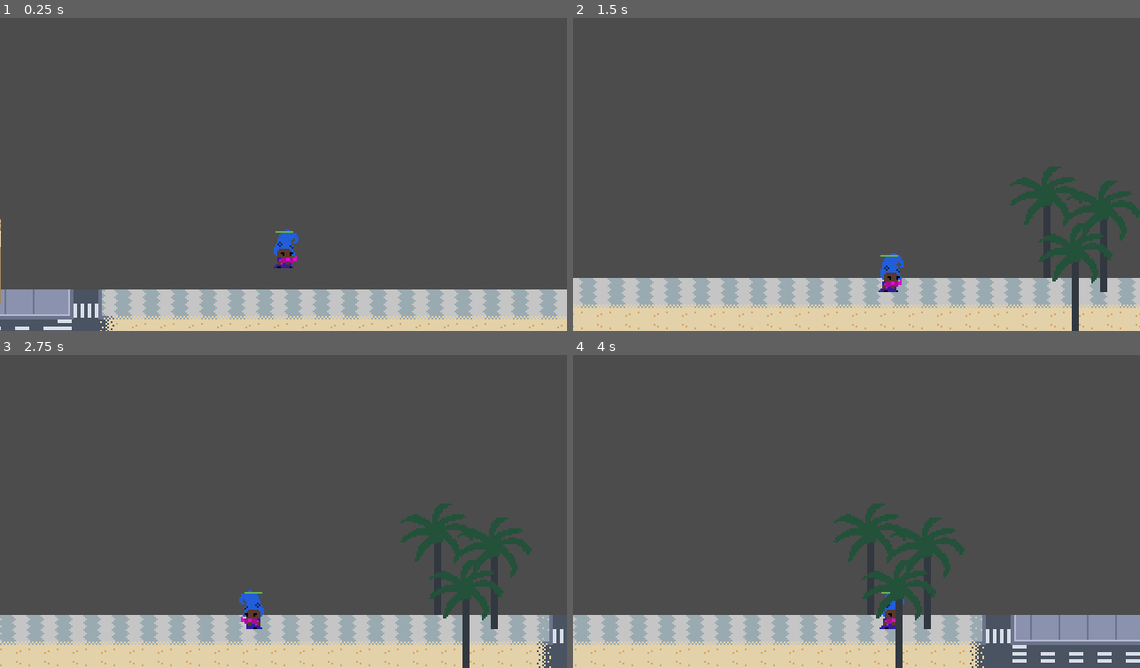
Above: before the commit, frames 1-4 (two rows, left to right).
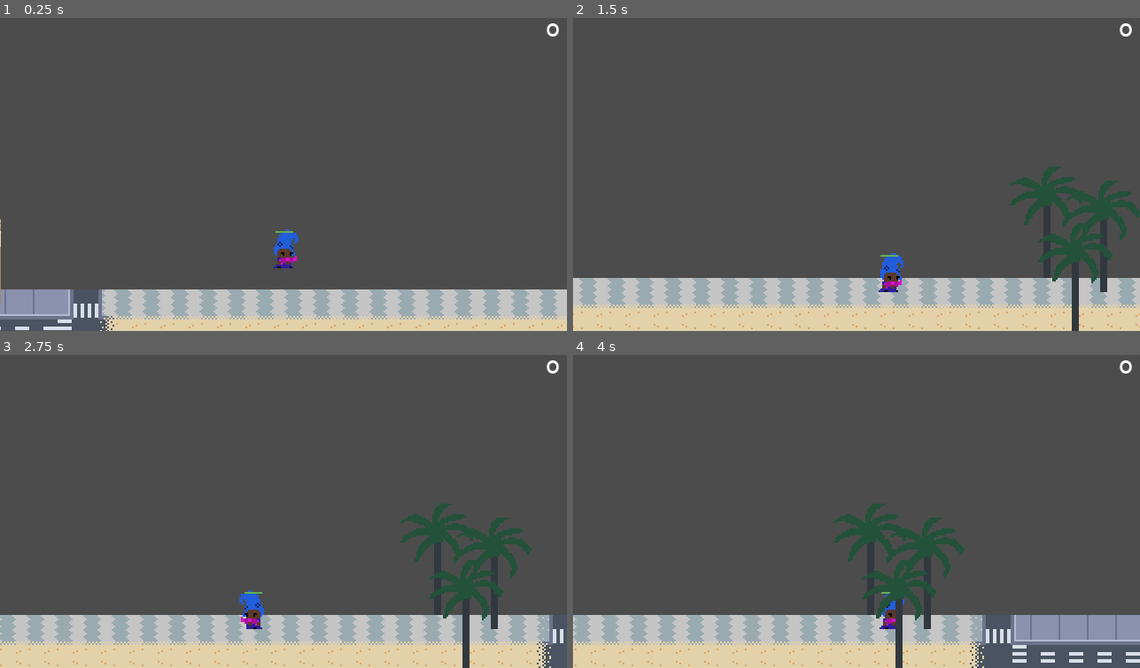
Above: after the commit, the same moments.

Repository: hamiltonromualdo/bring-ur-glam
Game: Godot game, scene res://src/Levels/Playground.tscn
Same seed, same stepped clock (60 frames per second), same inputs: the game is played once before the commit and once after it.
Inputs:
- Up to frame 1 (0.25 s): no input
- Up to frame 2 (1.5 s): hold Right (ui_right) from 0.53 s (still down)
- Up to frame 3 (2.75 s): release Right (ui_right) at 2.03 s; hold Left (ui_left) from 2.03 s (still down)
- Up to frame 4 (4 s): release Left (ui_left) at 2.78 s; hold Right (ui_right) from 2.78 s (still down)

The runs differ from the first frame. In frame 1, less than 0.1% of the frame differs, in the area x 96-99%, y 1-6%; in frame 2, less than 0.1%; in frame 3, less than 0.1%; in frame 4, less than 0.1%.

Commit message:
Adding HUD

Diff:
--- a/bring_ur_glam/src/Levels/Playground.gd
+++ b/bring_ur_glam/src/Levels/Playground.gd
@@ -10,6 +10,7 @@
     enemiesKilled += 1
     liveEnemies -= 1
     updateNumberOfEnemiesInScreen()
+    $HUD.update_score(enemiesKilled)
 
 
 func updateNumberOfEnemiesInScreen() -> void:
--- a/bring_ur_glam/src/Levels/Playground.tscn
+++ b/bring_ur_glam/src/Levels/Playground.tscn
@@ -6,6 +6,7 @@
 [ext_resource path="res://src/UserInterface/PauseScreen.tscn" type="PackedScene" id=4]
 [ext_resource path="res://src/Actors/Player.tscn" type="PackedScene" id=5]
 [ext_resource path="res://assets/bg.png" type="Texture" id=6]
+[ext_resource path="res://src/UserInterface/HUD.tscn" type="PackedScene" id=7]
 
 [node name="Playground" type="Node2D"]
 script = ExtResource( 2 )
@@ -85,3 +86,5 @@
 __meta__ = {
 "_editor_description_": ""
 }
+
+[node name="HUD" parent="." instance=ExtResource( 7 )]
--- /dev/null
+++ b/bring_ur_glam/src/UserInterface/HUD.gd
@@ -0,0 +1,5 @@
+extends CanvasLayer
+
+
+func update_score(score):
+    $ScoreLabel.text = str(score)
--- /dev/null
+++ b/bring_ur_glam/src/UserInterface/HUD.tscn
@@ -0,0 +1,21 @@
+[gd_scene load_steps=3 format=2]
+
+[ext_resource path="res://src/UserInterface/HUDTheme.tres" type="Theme" id=1]
+[ext_resource path="res://src/UserInterface/HUD.gd" type="Script" id=2]
+
+[node name="HUD" type="CanvasLayer"]
+script = ExtResource( 2 )
+
+[node name="ScoreLabel" type="Label" parent="."]
+anchor_left = 1.0
+anchor_right = 1.0
+margin_left = -40.0
+margin_right = -4.0
+margin_bottom = 37.0
+theme = ExtResource( 1 )
+text = "o"
+align = 2
+autowrap = true
+__meta__ = {
+"_edit_use_anchors_": false
+}
--- /dev/null
+++ b/bring_ur_glam/src/UserInterface/HUDTheme.tres
@@ -0,0 +1,9 @@
+[gd_resource type="Theme" load_steps=3 format=2]
+
+[ext_resource path="res://assets/UbuntuMono-Regular.ttf" type="DynamicFontData" id=1]
+
+[sub_resource type="DynamicFont" id=1]
+font_data = ExtResource( 1 )
+
+[resource]
+default_font = SubResource( 1 )
Not shown: 1 places in bring_ur_glam/src/Levels/Playground.tscn that only renumber resources
